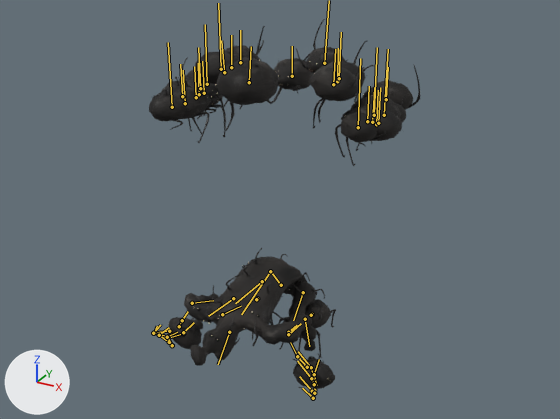
An edit to the FBX model art/litter/export/Stack_Form.fbx, drawn before and after from the same camera.
The view is the same before and after, from a 50 mm lens placed at (8.13, -15.0, 1.65), pointed at (0.01, -0.24, -5.73). The axes (+X, +Y, +Z) are drawn at lower left. The lights are the same throughout. The older version comes first. Both versions are drawn at frame 2 of the action 'Scene'; the numbers are the values there. The bones that change, and the others that lie on the model, are drawn over the model as lines.

Objects in the first picture: 'StackArmL', 'StackArmR', 'StackCrush', 'StackHead', 'StackLegL', 'StackLegR', 'StackMass', 'StackTorso1', 'StackTorso2'.
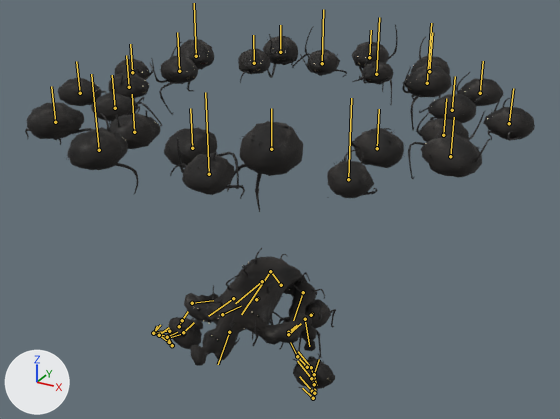
Where the change shows, as pixel boxes [x1, y1, x2, y2] in the pictures (560 x 419 px):
'StackTorso2', posed: before [193, 19, 406, 158]; after [66, 26, 452, 198]
'StackArmL', posed (112% wider, 9% shorter): before [290, 60, 405, 400]; after [290, 89, 535, 400]
'StackTorso1', posed (16% narrower, 67% taller): before [149, 26, 420, 130]; after [170, 25, 398, 199]
'StackHead', posed: before [167, 57, 278, 143]; after [164, 121, 329, 212]
'StackArmR', posed: before [152, 49, 226, 349]; after [25, 58, 202, 349]
'StackLegL', posed: before [278, 41, 402, 358]; after [278, 37, 503, 358]
'StackLegR', posed (mostly hidden before): before [161, 58, 273, 340]; after [108, 42, 273, 340]
'StackEyeshine', posed (not visible before): after [142, 51, 488, 340]
bone 'Slot_Head1', root to tip: before (249, 82) to (251, 46); after (271, 149) to (271, 108)
bone 'Slot_Head2', root to tip: before (185, 103) to (183, 70); after (192, 148) to (190, 108)
bone 'Slot_LeftArm3', root to tip: before (337, 81) to (338, 48); after (452, 110) to (455, 76)
bone 'Slot_LeftArm4', root to tip: before (372, 122) to (374, 87); after (443, 135) to (446, 98)
bone 'Slot_LeftArm1', root to tip: before (333, 84) to (335, 49); after (450, 156) to (454, 117)
bone 'Slot_LeftArm2', root to tip: before (376, 124) to (378, 90); after (509, 123) to (513, 88)
bone 'Slot_RightArm3', root to tip: before (231, 67) to (231, 35); after (132, 72) to (130, 44)
bone 'Slot_RightArm4', root to tip: before (224, 72) to (221, 40); after (115, 108) to (112, 75)
bone 'Slot_RightArm1', root to tip: before (199, 94) to (198, 63); after (55, 122) to (51, 86)
bone 'Slot_RightArm2', root to tip: before (196, 97) to (194, 66); after (80, 93) to (76, 61)
bone 'Slot_Torso4', root to tip: before (207, 84) to (205, 24); after (196, 56) to (194, 3)
bone 'Slot_Torso5', root to tip: before (172, 107) to (168, 42); after (209, 174) to (205, 92)
bone 'Slot_Torso6', root to tip: before (384, 115) to (388, 49); after (376, 74) to (379, 17)
bone 'Slot_Torso7', root to tip: before (374, 115) to (377, 47); after (427, 83) to (431, 23)
bone 'Slot_Torso8', root to tip: before (221, 69) to (218, 3); after (99, 150) to (91, 74)
bone 'Slot_Torso9', root to tip: before (324, 63) to (329, 0); after (322, 63) to (323, 9)
bone 'Slot_Torso10', root to tip: before (358, 127) to (360, 58); after (348, 179) to (351, 98)
bone 'Slot_LeftLeg2', root to tip: before (367, 121) to (369, 86); after (377, 148) to (379, 109)
bone 'Slot_LeftLeg3', root to tip: before (378, 123) to (380, 87); after (480, 93) to (483, 61)
bone 'Slot_LeftLeg1', root to tip: before (339, 78) to (341, 32); after (429, 71) to (432, 32)
bone 'Slot_RightLeg2', root to tip: before (182, 96) to (180, 64); after (134, 132) to (132, 94)
bone 'Slot_RightLeg3', root to tip: before (204, 93) to (202, 61); after (129, 87) to (126, 55)
bone 'Slot_RightLeg1', root to tip: before (200, 88) to (198, 47); after (179, 71) to (177, 32)
bone 'Slot_Torso1', root to tip: before (240, 62) to (240, 30); after (254, 63) to (253, 35)
bone 'Slot_Torso2', root to tip: before (292, 76) to (292, 46); after (280, 52) to (280, 25)
bone 'Slot_Torso3', root to tip: before (386, 99) to (388, 67); after (369, 57) to (371, 30)

What the commit changed:
Bone 'Slot_Head1' (bone_slot_head1) moves from (-0.28, -4.56, 3.93) to (-1.85, -2.75, 4.5).
Bone 'Slot_Head1' (bone_slot_head1) turns from (52, -2, 163) to (55, 18, -160) degrees about its own x, y and z.
Bone 'Slot_Head2' (bone_slot_head2) moves from (2.62, -2.2, 4.65) to (1.04, 0.61, 5.01).
Bone 'Slot_Head2' (bone_slot_head2) turns from (102, -9, 137) to (-86, -165, -5) degrees about its own x, y and z.
Bone 'Slot_LeftArm3' (bone_slot_leftarm3) moves from (-1.08, 4.2, -3.69) to (-2.46, 2.37, -4.85).
Bone 'Slot_LeftArm3' (bone_slot_leftarm3) turns from (44, -162, -19) to (43, -157, -15) degrees about its own x, y and z.
Bone 'Slot_LeftArm4' (bone_slot_leftarm4) moves from (0.68, 1.33, -5.23) to (-0.17, 0.07, -5.94).
Bone 'Slot_LeftArm4' (bone_slot_leftarm4) turns from (-115, 1, 121) to (-114, 8, 137) degrees about its own x, y and z.
Bone 'Slot_LeftArm1' (bone_slot_leftarm1) moves from (3.5, -4.17, -0.02) to (1.88, -4.32, -3.0).
Bone 'Slot_LeftArm1' (bone_slot_leftarm1) turns from (178, 23, 24) to (177, 23, 22) degrees about its own x, y and z.
Bone 'Slot_LeftArm2' (bone_slot_leftarm2) moves from (4.0, -2.64, 1.24) to (6.09, -1.95, -0.34).
Bone 'Slot_LeftArm2' (bone_slot_leftarm2) turns from (154, -21, 49) to (152, -31, 55) degrees about its own x, y and z.
Bone 'Slot_RightArm3' (bone_slot_rightarm3) moves from (-3.71, 1.6, -4.01) to (-0.96, 2.39, -5.79).
Bone 'Slot_RightArm3' (bone_slot_rightarm3) turns from (-136, 10, -96) to (-134, 17, -84) degrees about its own x, y and z.
Bone 'Slot_RightArm4' (bone_slot_rightarm4) moves from (-4.03, 4.43, -0.43) to (-4.46, 2.66, -2.23).
Bone 'Slot_RightArm4' (bone_slot_rightarm4) turns from (7, 170, 58) to (7, -149, 47) degrees about its own x, y and z.
Bone 'Slot_RightArm1' (bone_slot_rightarm1) moves from (4.78, 1.02, 0.33) to (3.14, 4.17, -0.66).
Bone 'Slot_RightArm1' (bone_slot_rightarm1) turns from (-15, -168, -53) to (-22, -133, -40) degrees about its own x, y and z.
Bone 'Slot_RightArm2' (bone_slot_rightarm2) moves from (2.7, 4.02, 0.3) to (1.03, 5.61, -1.11).
Bone 'Slot_RightArm2' (bone_slot_rightarm2) turns from (-23, -146, -15) to (-27, -135, -9) degrees about its own x, y and z.
Bone 'Slot_Torso4' (bone_slot_torso4) moves from (4.03, 2.03, -0.61) to (5.69, 1.09, -2.81).
Bone 'Slot_Torso4' (bone_slot_torso4) turns from (-13, 170, -48) to (-13, 158, -51) degrees about its own x, y and z.
Bone 'Slot_Torso5' (bone_slot_torso5) moves from (-2.7, -0.7, 3.86) to (-0.79, -4.61, 3.7).
Bone 'Slot_Torso5' (bone_slot_torso5) turns from (109, 1, -59) to (102, -15, -5) degrees about its own x, y and z.
Bone 'Slot_Torso6' (bone_slot_torso6) moves from (-4.39, -1.85, -0.1) to (-3.43, -5.22, 0.5).
Bone 'Slot_Torso6' (bone_slot_torso6) turns from (152, -5, -76) to (130, -53, -36) degrees about its own x, y and z.
Bone 'Slot_Torso7' (bone_slot_torso7) moves from (-3.32, -2.27, 1.93) to (-2.05, -4.69, 3.01).
Bone 'Slot_Torso7' (bone_slot_torso7) turns from (145, -4, -74) to (105, -53, -6) degrees about its own x, y and z.
Bone 'Slot_Torso8' (bone_slot_torso8) moves from (-4.01, 1.22, 3.49) to (-4.3, -2.69, 2.12).
Bone 'Slot_Torso8' (bone_slot_torso8) turns from (137, -18, -79) to (121, -38, -43) degrees about its own x, y and z.
Bone 'Slot_Torso9' (bone_slot_torso9) moves from (-1.17, -4.86, -2.54) to (0.24, -6.87, -1.01).
Bone 'Slot_Torso9' (bone_slot_torso9) turns from (80, -125, 50) to (112, -123, 13) degrees about its own x, y and z.
Bone 'Slot_Torso10' (bone_slot_torso10) moves from (4.24, 1.31, 1.86) to (4.85, -1.68, 1.73).
Bone 'Slot_Torso10' (bone_slot_torso10) turns from (125, 35, 59) to (116, 42, 45) degrees about its own x, y and z.
Bone 'Slot_LeftLeg2' (bone_slot_leftleg2) moves from (1.72, 4.89, 1.0) to (2.79, 4.79, -0.64).
Bone 'Slot_LeftLeg2' (bone_slot_leftleg2) turns from (-22, -141, -23) to (-17, -179, -37) degrees about its own x, y and z.
Bone 'Slot_LeftLeg3' (bone_slot_leftleg3) moves from (4.96, -1.43, 1.58) to (6.74, 1.23, 0.67).
Bone 'Slot_LeftLeg3' (bone_slot_leftleg3) turns from (145, 12, 61) to (138, -33, 95) degrees about its own x, y and z.
Bone 'Slot_LeftLeg1' (bone_slot_leftleg1) moves from (-3.59, 1.44, -4.14) to (-6.71, 0.63, -1.57).
Bone 'Slot_LeftLeg1' (bone_slot_leftleg1) turns from (72, -142, -6) to (-63, -30, 100) degrees about its own x, y and z.
Bone 'Slot_RightLeg2' (bone_slot_rightleg2) moves from (-1.73, 2.62, 4.23) to (-3.35, 0.04, 4.36).
Bone 'Slot_RightLeg2' (bone_slot_rightleg2) turns from (111, 3, -132) to (103, -16, -73) degrees about its own x, y and z.
Bone 'Slot_RightLeg3' (bone_slot_rightleg3) moves from (2.55, 0.25, 4.68) to (4.07, 1.15, 4.26).
Bone 'Slot_RightLeg3' (bone_slot_rightleg3) turns from (106, 4, 112) to (106, 5, 105) degrees about its own x, y and z.
Bone 'Slot_RightLeg1' (bone_slot_rightleg1) moves from (3.64, 1.29, -3.5) to (4.96, 0.75, -3.22).
Bone 'Slot_RightLeg1' (bone_slot_rightleg1) turns from (76, 142, 25) to (-84, 40, -123) degrees about its own x, y and z.
Bone 'Slot_Torso1' (bone_slot_torso1) moves from (0.77, 4.04, 2.94) to (3.54, 3.81, 2.13).
Bone 'Slot_Torso1' (bone_slot_torso1) turns from (-45, 164, -19) to (-65, 137, -56) degrees about its own x, y and z.
Bone 'Slot_Torso2' (bone_slot_torso2) moves from (-2.38, -0.19, 4.42) to (-4.13, 1.57, 5.13).
Bone 'Slot_Torso2' (bone_slot_torso2) turns from (57, 22, -177) to (68, 33, -153) degrees about its own x, y and z.
Bone 'Slot_Torso3' (bone_slot_torso3) moves from (-2.89, -3.43, 0.44) to (-4.2, -2.66, 4.23).
Bone 'Slot_Torso3' (bone_slot_torso3) turns from (-17, -53, 134) to (-11, -11, 122) degrees about its own x, y and z.
